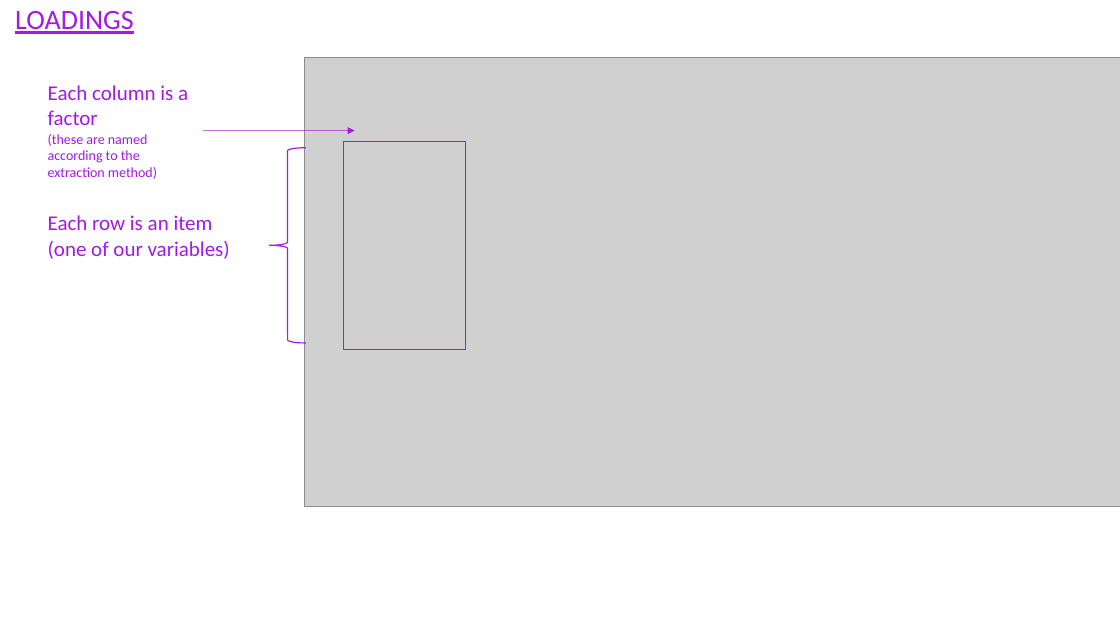
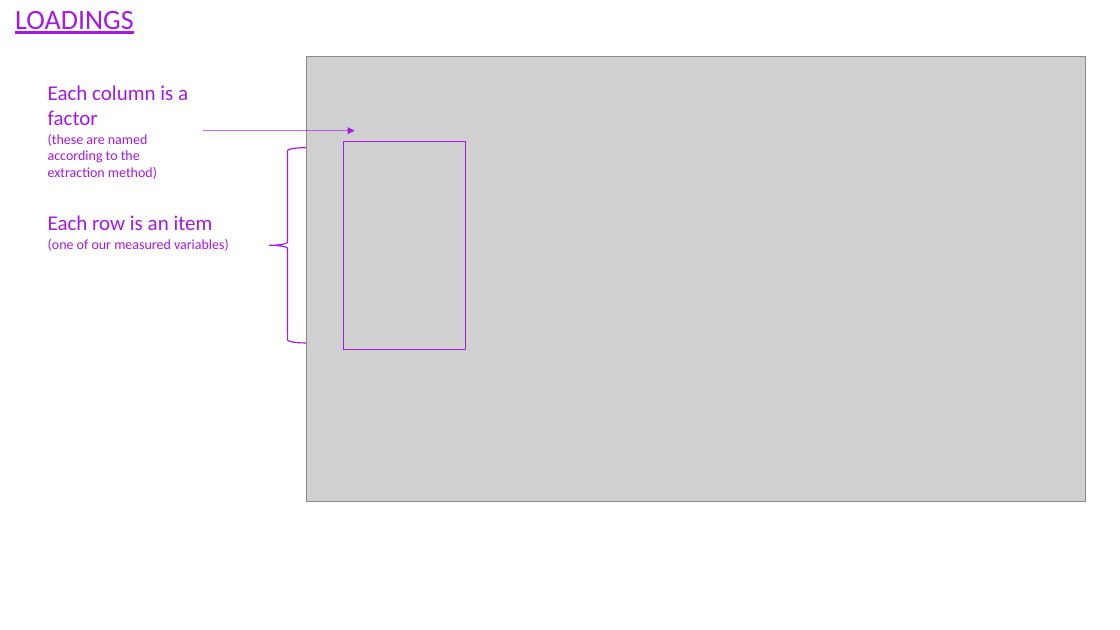
Before and after one commit to uoepsy/dapr3, a slide deck: slide 1 of dapr3_lectures/block2_fa/img_sandbox/efa_output_2627.pptx. Drawn at 1120x630 pixels with LibreOffice and Linux fonts; fonts in the diff are those of the drawing; grey boxes stand for pictures. Boxes give left, top, right and bottom in pixels: in the first picture for what was removed or moved away, otherwise in the second. Text is boxed around its words. In the diff, an @@ line names an element or a change of style, - is before the commit and + after.

```diff
--- a/dapr3_lectures/block2_fa/img_sandbox/efa_output_2627.pptx
+++ b/dapr3_lectures/block2_fa/img_sandbox/efa_output_2627.pptx
@@ picture: place and size @@
-picture at box(304, 57, 1120, 506)
+picture at box(307, 56, 1086, 502)
@@ text at box(48, 215, 229, 251): text changed; size 18 to 12 pt @@
-Each row is an item (one of our variables)
+Each row is an item (one of our measured variables)
```
Also in this commit, not shown: 12 other slides changed, 31 other files.
